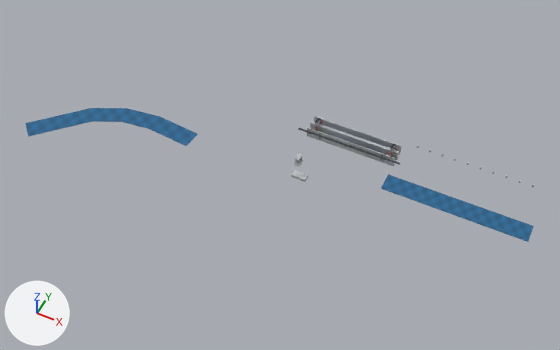
The glTF model backend/static/pinglu/tiles/madao-z3-lock.glb, before and after one commit.
One viewpoint serves both versions: a camera (50 mm lens) standing at (754.0, -2206.0, 2374.0) and looking at (-204.0, -289.0, -22.0). The axes (+X, +Y, +Z) are drawn at lower left. The lights are the same throughout. The picture after the commit comes second. Where no turn or scale is listed for an object, it has been applied to the vertices.

Objects in the first picture: 'MAD_LOCK_middike_01', 'MAD_LOCK_wallR_chamber_01', 'MAD_WAY_water_dn_01', 'MAD_WAY_water_up_01' and 8 more.
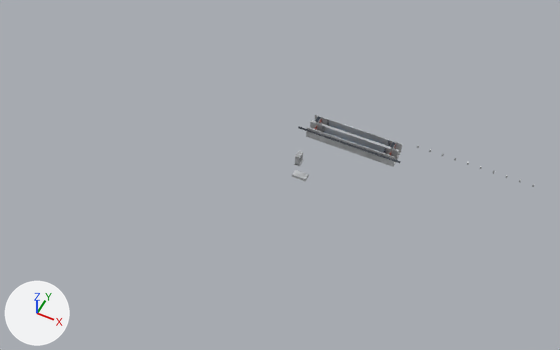
Where the change shows, as pixel boxes [x1, y1, x2, y2] in the pictures (560 x 350 px):
'MAD_WAY_water_dn_01', deleted (blue): before [381, 174, 534, 242]
'MAD_WAY_water_up_01', deleted (blue): before [26, 108, 198, 146]

Patch to the scene script:
```diff
--- a/backend/static/pinglu/tiles/madao-z3-lock.glb.py
+++ b/backend/static/pinglu/tiles/madao-z3-lock.glb.py
@@ ob_mad_way_water_dn_01 @@
-ob_mad_way_water_dn_01 = bpy.data.objects.new('MAD_WAY_water_dn_01', me_mad_way_water_dn_01)
-ob_mad_way_water_dn_01.location = (0.0, 0.0, 0.0)
@@ ob_mad_way_water_up_01 @@
-ob_mad_way_water_up_01 = bpy.data.objects.new('MAD_WAY_water_up_01', me_mad_way_water_up_01)
-ob_mad_way_water_up_01.location = (0.0, 0.0, 0.0)
```
